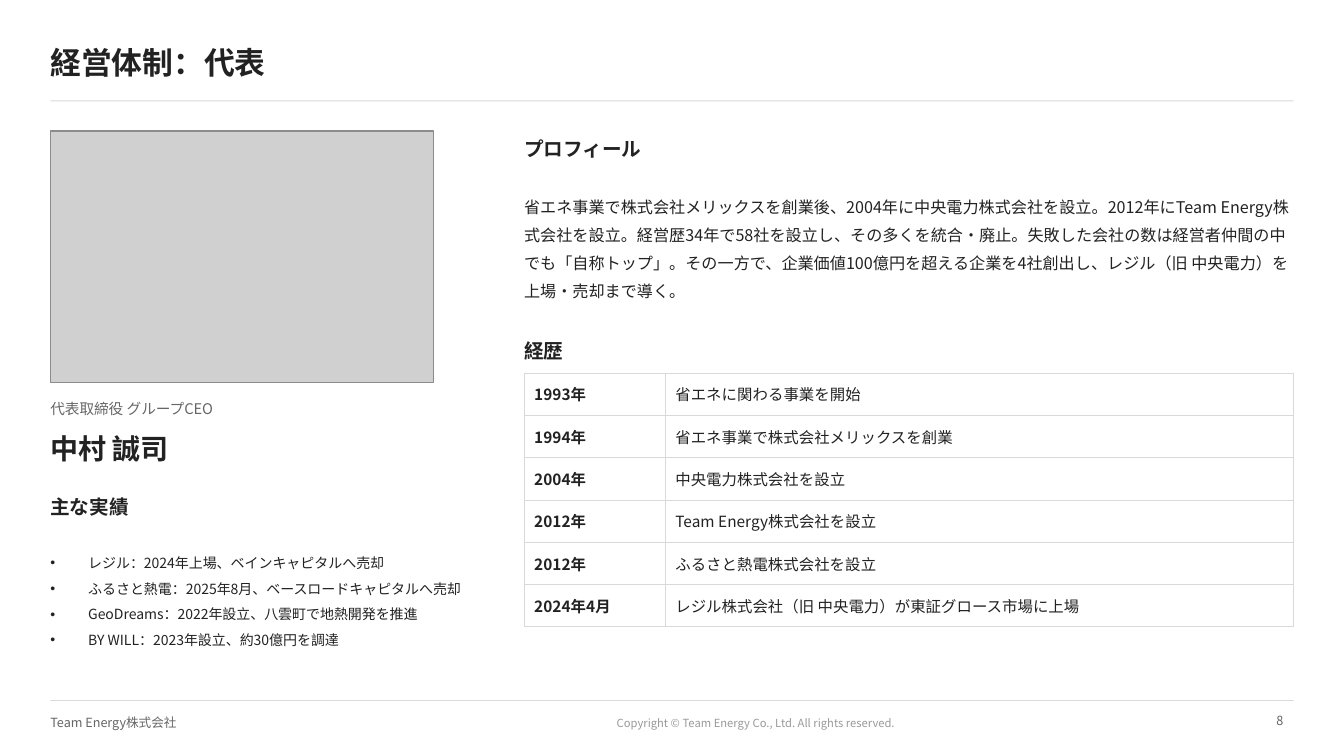
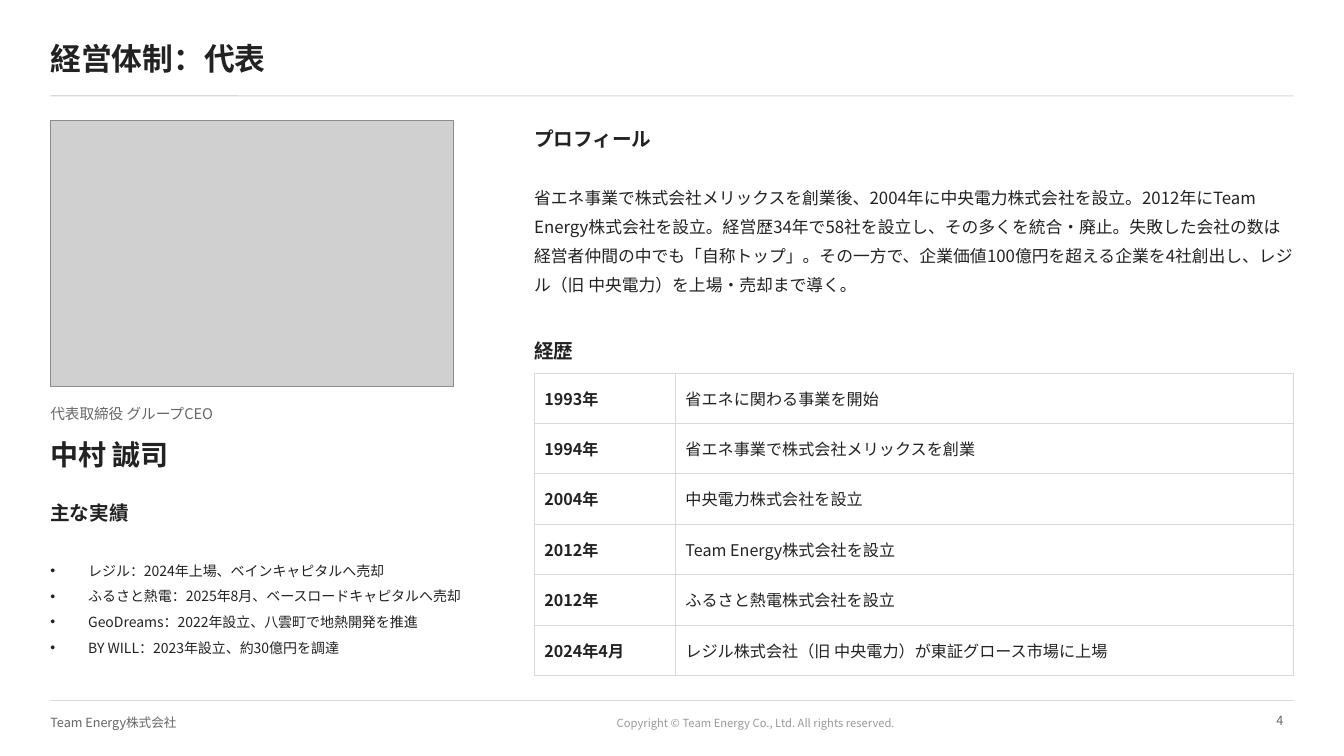
Before and after one commit to ttomoi-afk/desktop-tutorial, a slide deck: slide 4 of teamenergy/docs/TeamEnergy_会社紹介資料.pptx (slide 8 before the commit). Drawn at 1344x756 pixels with LibreOffice and Linux fonts; fonts in the diff are those of the drawing; grey boxes stand for pictures; background and template pictures are left out. Boxes give left, top, right and bottom in pixels: in the first picture for what was removed or moved away, otherwise in the second. Text is boxed around its words. In the diff, an @@ line names an element or a change of style, - is before the commit and + after.

```diff
--- a/teamenergy/docs/TeamEnergy_会社紹介資料.pptx
+++ b/teamenergy/docs/TeamEnergy_会社紹介資料.pptx
@@ title "経営体制：代表": place and size @@
-title "経営体制：代表" at bbox=[50, 48, 265, 77]
+title "経営体制：代表" at bbox=[50, 44, 265, 73]
@@ line moved from (50, 101) - (1294, 101) to (50, 96) - (1294, 96) @@
@@ picture: place and size @@
-picture at bbox=[50, 131, 434, 383]
+picture at bbox=[50, 121, 454, 387]
@@ text "プロフィール": place and size @@
-text "プロフィール" at bbox=[524, 139, 641, 158]
+text "プロフィール" at bbox=[534, 129, 651, 148]
@@ text "省エネ事業で株式会社メリックスを創業後、2004年に中央電力株式会社を設立。2012年にTeam Energy株式会社を ...": place and size @@
-text "省エネ事業で株式会社メリックスを創業後、2004年に中央電力株式会社を設立。2012年にTeam Energy株式会社を ..." at bbox=[524, 199, 1288, 299]
+text "省エネ事業で株式会社メリックスを創業後、2004年に中央電力株式会社を設立。2012年にTeam Energy株式会社を ..." at bbox=[534, 190, 1292, 293]
@@ text "省エネ事業で株式会社メリックスを創業後、2004年に中央電力株式会社を設立。2012年にTeam Energy株式会社を ..." at bbox=[534, 190, 1292, 293]: size 11.5 to 12 pt @@
@@ text "経歴": place and size @@
-text "経歴" at bbox=[524, 337, 563, 363]
+text "経歴" at bbox=[534, 337, 573, 363]
@@ table at bbox=[534, 373, 1294, 663] @@
@@ size 11 to 11.5 pt @@
@@ table: place and size @@
-table at bbox=[524, 373, 1294, 618]
+table at bbox=[534, 373, 1294, 663]
@@ text "代表取締役 グループCEO": place and size @@
-text "代表取締役 グループCEO" at bbox=[50, 402, 213, 415]
+text "代表取締役 グループCEO" at bbox=[50, 407, 214, 420]
@@ text "中村 誠司": place and size @@
-text "中村 誠司" at bbox=[50, 435, 169, 462]
+text "中村 誠司" at bbox=[50, 441, 169, 468]
@@ text "主な実績": place and size @@
-text "主な実績" at bbox=[50, 497, 128, 516]
+text "主な実績" at bbox=[50, 503, 128, 522]
@@ text "レジル：2024年上場、ベインキャピタルへ売却": place and size @@
-text "レジル：2024年上場、ベインキャピタルへ売却" at bbox=[88, 556, 461, 646]
+text "レジル：2024年上場、ベインキャピタルへ売却" at bbox=[88, 564, 461, 654]
@@ page number at bbox=[1276, 716, 1283, 725]: text changed @@
-8
+4
```
Also in this commit, not shown: 11 other slides changed, 3 other files.
